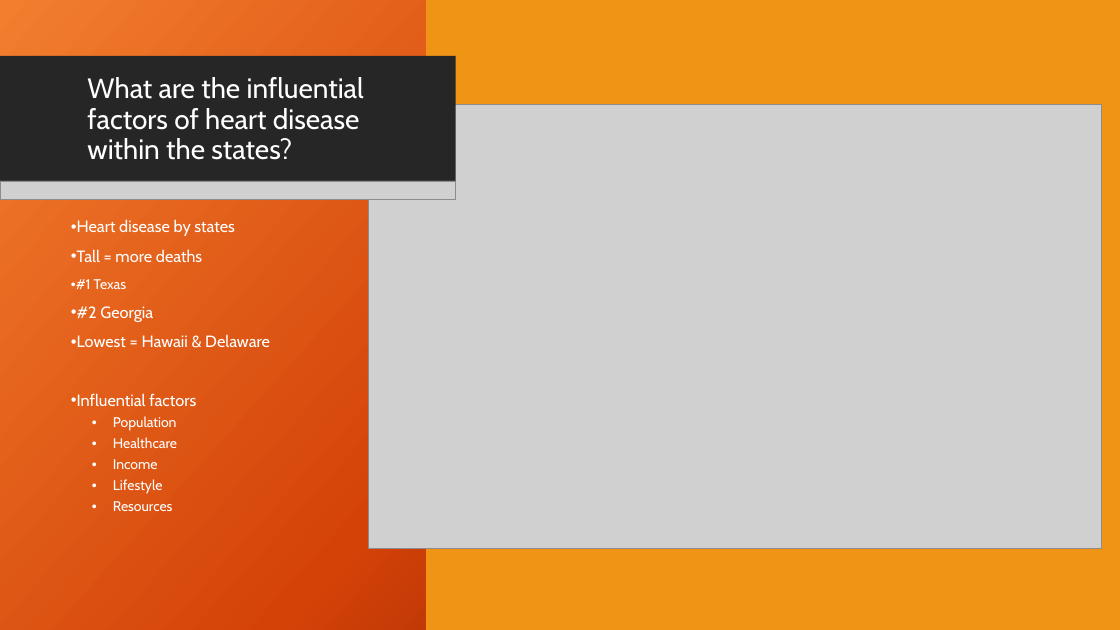
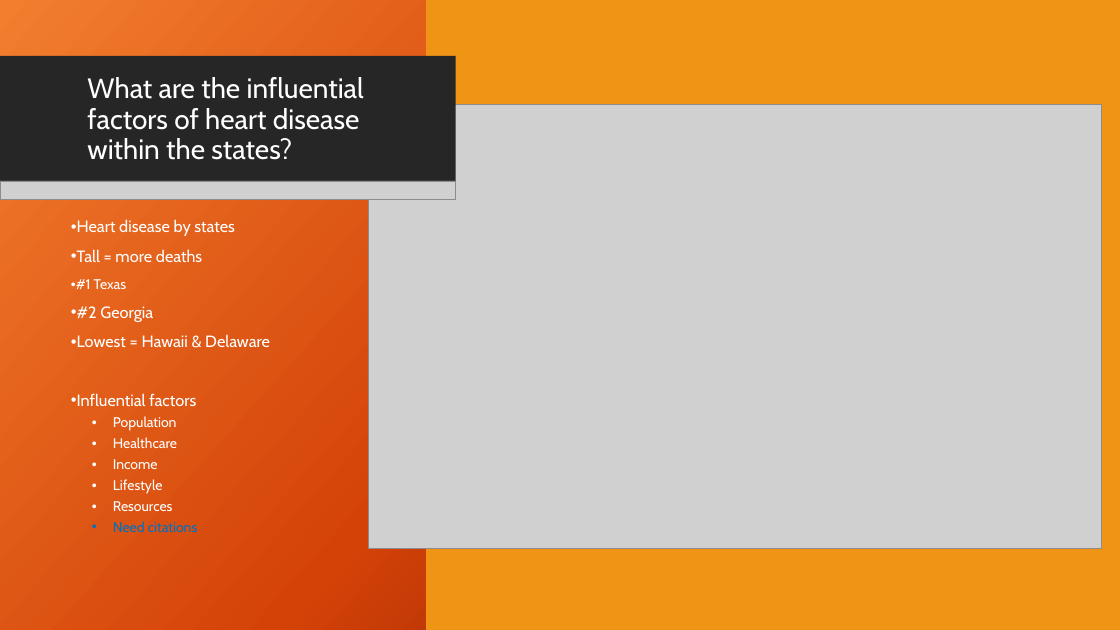
Before and after one commit to Aaron-m-ram/end-to-end-statistical-analysis, a slide deck: slide 5 of Final PP V1.pptx. Drawn at 1120x630 pixels with LibreOffice and Linux fonts; fonts in the diff are those of the drawing; grey boxes stand for pictures; background and template pictures are left out. Boxes give left, top, right and bottom in pixels: in the first picture for what was removed or moved away, otherwise in the second. Text is boxed around its words. In the diff, an @@ line names an element or a change of style, - is before the commit and + after.

```diff
--- a/Final PP V1.pptx
+++ b/Final PP V1.pptx
@@ text at [113,521,198,532]: paragraph added @@
+  • Need citations
```
Also in this commit, not shown: 5 other slides changed, 1 other file.
